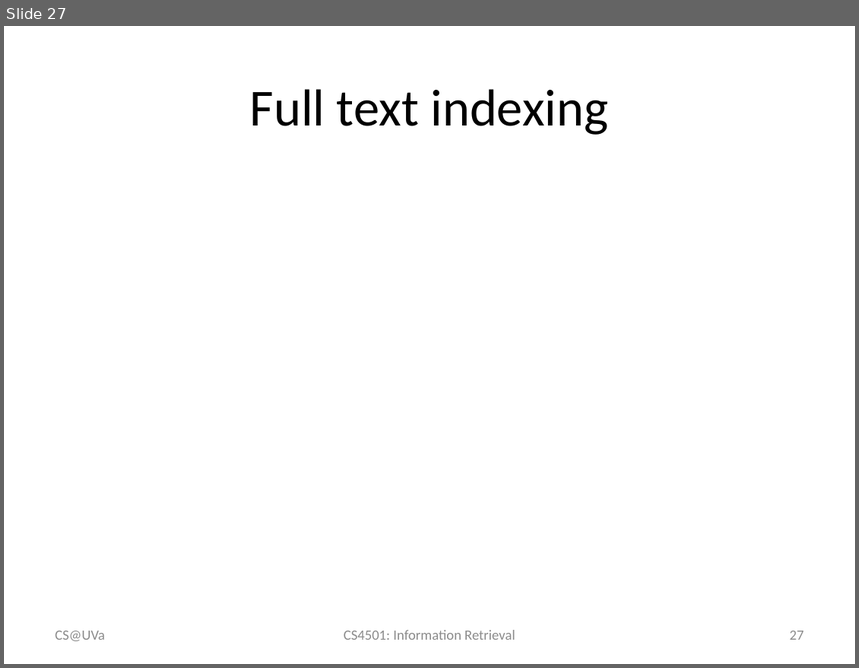
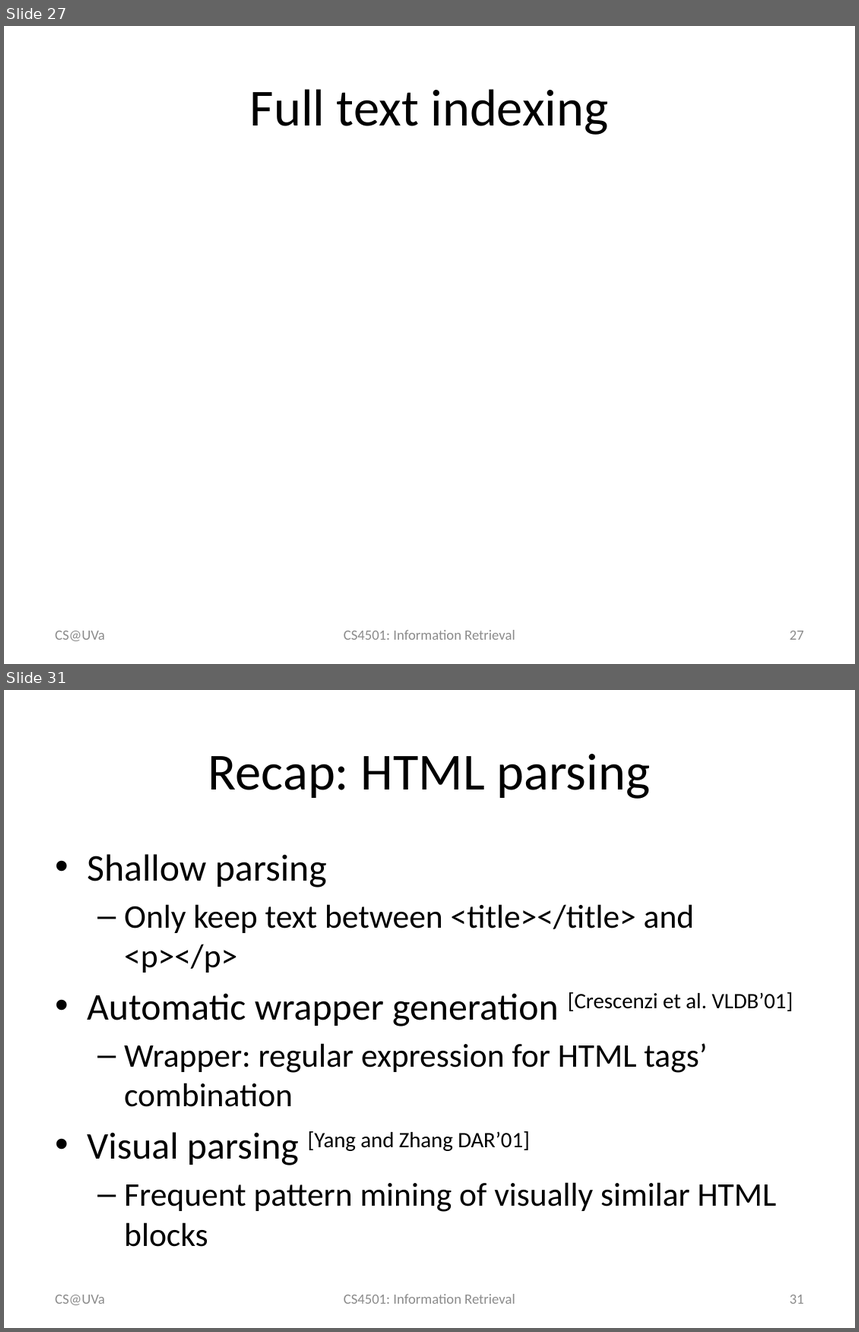
Before and after one commit to wang296/IR2015, a slide deck: docs/Crawler and Text Analysis.pptx. Shown one above the other, each under a label of ours: slide 27 before the commit, slides 27 and 31 after it; the slides between them are not shown. The pictures are 859x668 and 859x1332 pixels, drawn with LibreOffice and Linux fonts; fonts in the diff are those of the drawing; grey boxes stand for pictures. Boxes give left, top, right and bottom in pixels: in the first picture for what was removed or moved away, otherwise in the second. Text is boxed around its words. In the diff, an @@ line names an element or a change of style, - is before the commit and + after.

```diff
--- a/docs/Crawler and Text Analysis.pptx
+++ b/docs/Crawler and Text Analysis.pptx
@@ slide 31 added at (4,690,855,1328), background #FFFFFF @@
@@ title added at (208,754,650,799), 44 pt, text #000000 @@
+Recap: HTML parsing
@@ text added at (87,854,794,1247), 28 pt, text #000000 @@
+• Shallow parsing
+  – Only keep text between <title></title> and <p></p>
+• Automatic wrapper generation [Crescenzi et al. VLDB’01]
+  – Wrapper: regular expression for HTML tags’ combination
+• Visual parsing [Yang and Zhang DAR’01]
+  – Frequent pattern mining of visually similar HTML blocks
@@ text added at (55,1295,105,1306), 12 pt, text #8C8C8C @@
+CS@UVa
@@ text added at (344,1294,515,1304), 12 pt, text #8C8C8C @@
+CS4501: Information Retrieval
@@ page number added at (790,1295,804,1304), 12 pt, text #8C8C8C @@
+31
```
Also in this commit, not shown: 2 slides changed, 6 other slides added, 4 other files.
